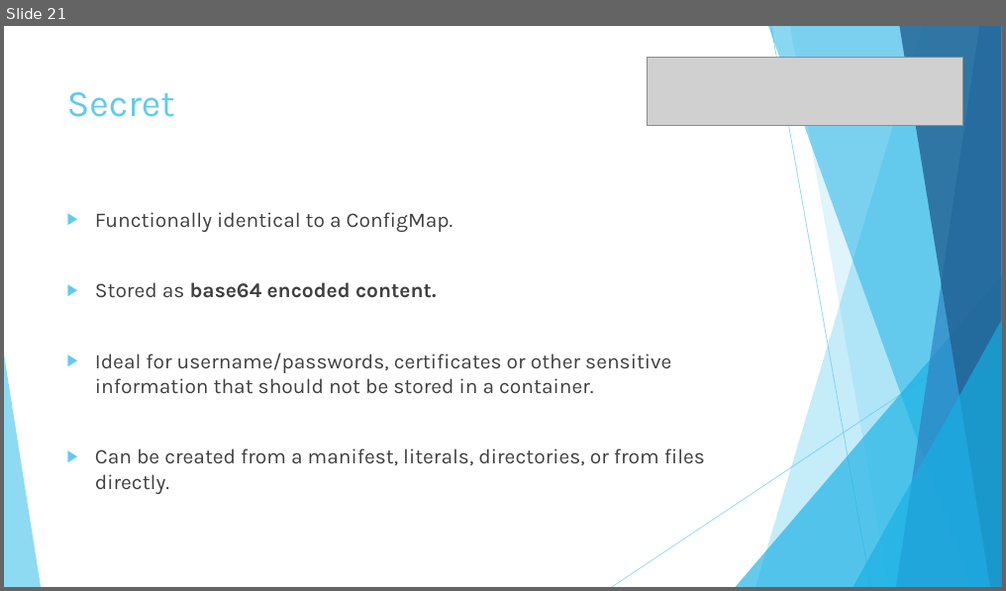
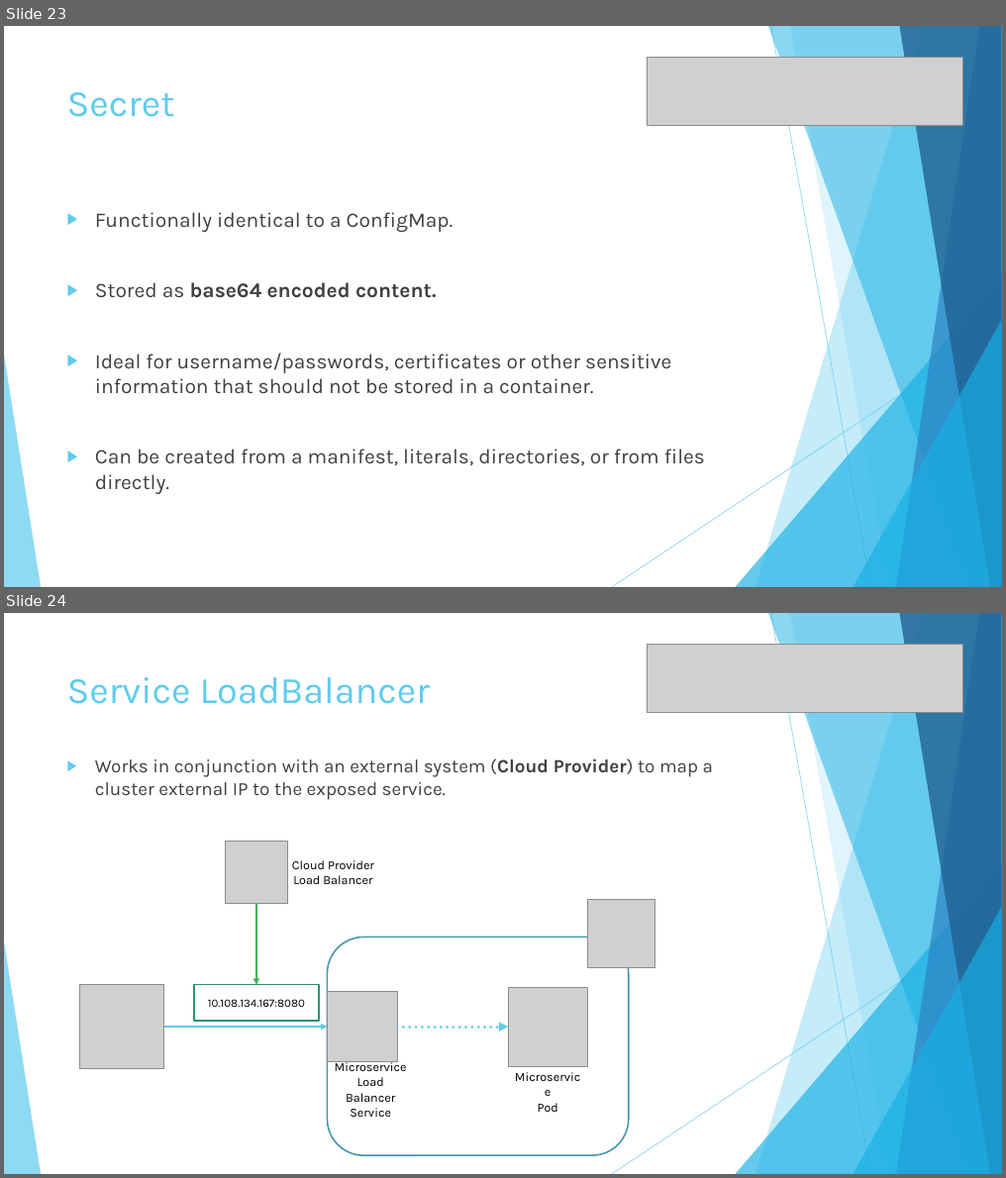
Before and after one commit to fsforza/kubernetes-demo, a slide deck: slides/kube-demo.pptx. Shown one above the other, each under a label of ours: slide 21 before the commit, slides 23 and 24 after it. The pictures are 1006x591 and 1006x1178 pixels, drawn with LibreOffice and Linux fonts; fonts in the diff are those of the drawing; grey boxes stand for pictures. Boxes give left, top, right and bottom in pixels: in the first picture for what was removed or moved away, otherwise in the second. Text is boxed around its words. In the diff, an @@ line names an element or a change of style, - is before the commit and + after.

```diff
--- a/slides/kube-demo.pptx
+++ b/slides/kube-demo.pptx
@@ slide 24 added at [4, 613, 1002, 1174], background #FFFFFF; not listed: 10 template elements that a slide beside it also shows @@
@@ picture added at [647, 644, 963, 712] @@
@@ title added at [67, 677, 430, 704], 36 pt, text #5FCBEF @@
+Service LoadBalancer
@@ text added at [95, 759, 713, 800], 18 pt, text #404040 @@
+▶ Works in conjunction with an external system (Cloud Provider) to map a cluster external IP to the exposed service.
@@ picture added at [225, 841, 288, 903] @@
@@ text added at [292, 861, 374, 884], 12 pt, text #000000 @@
+Cloud Provider
+Load Balancer
@@ elbow arrow added from (256, 903) to (256, 985), #42B051 1.5 pt @@
@@ picture added at [587, 900, 655, 967] @@
@@ rounded rectangle added at [328, 937, 629, 1156], outline #4696B1 1.5 pt @@
@@ picture added at [79, 985, 163, 1069] @@
@@ rectangle added at [194, 985, 319, 1021], fill #FFFFFF, outline #2E946B 1.5 pt, 11 pt, text #000000 @@
+10.108.134.167:8080
@@ picture added at [328, 992, 397, 1061] @@
@@ picture added at [509, 987, 587, 1065] @@
@@ elbow arrow added from (163, 1027) to (328, 1027), #5FCBEF 1.5 pt @@
@@ arrow added from (397, 1027) to (509, 1027), #5FCBEF 3 pt dashed @@
@@ text added at [335, 1060, 407, 1117], 12 pt, text #000000 @@
+Microservice
+Load Balancer
+Service
@@ text added at [538, 1103, 558, 1112], 12 pt, text #000000 @@
+Microservice
+Pod
@@ what was slide 21 is now slide 23 @@
```
Also in this commit, not shown: 9 slides changed, 3 other slides added, 3 slides removed.
